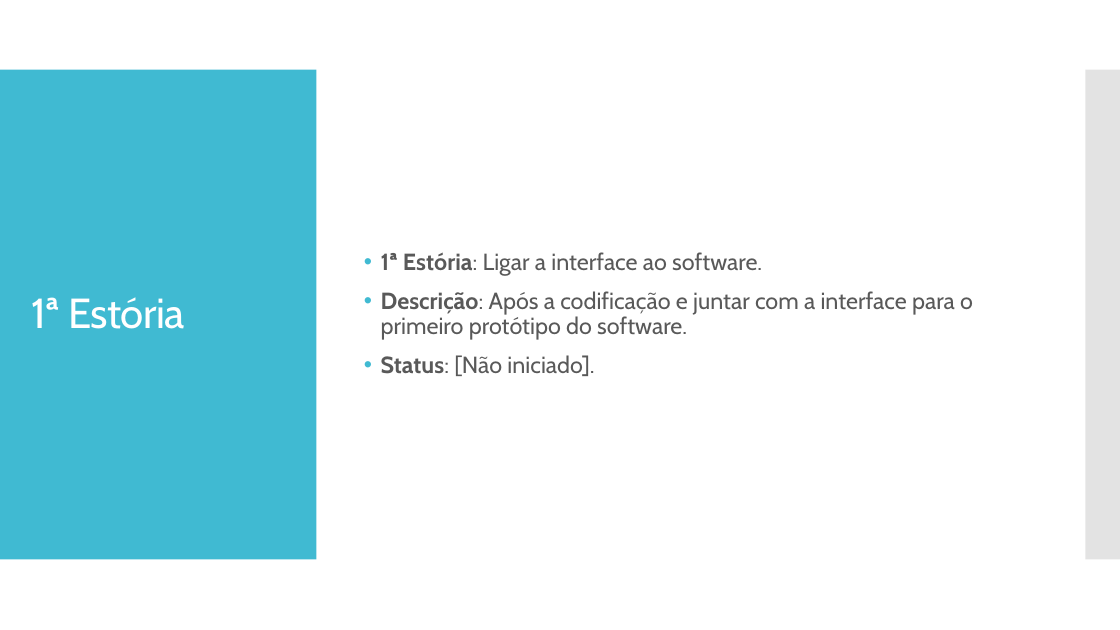
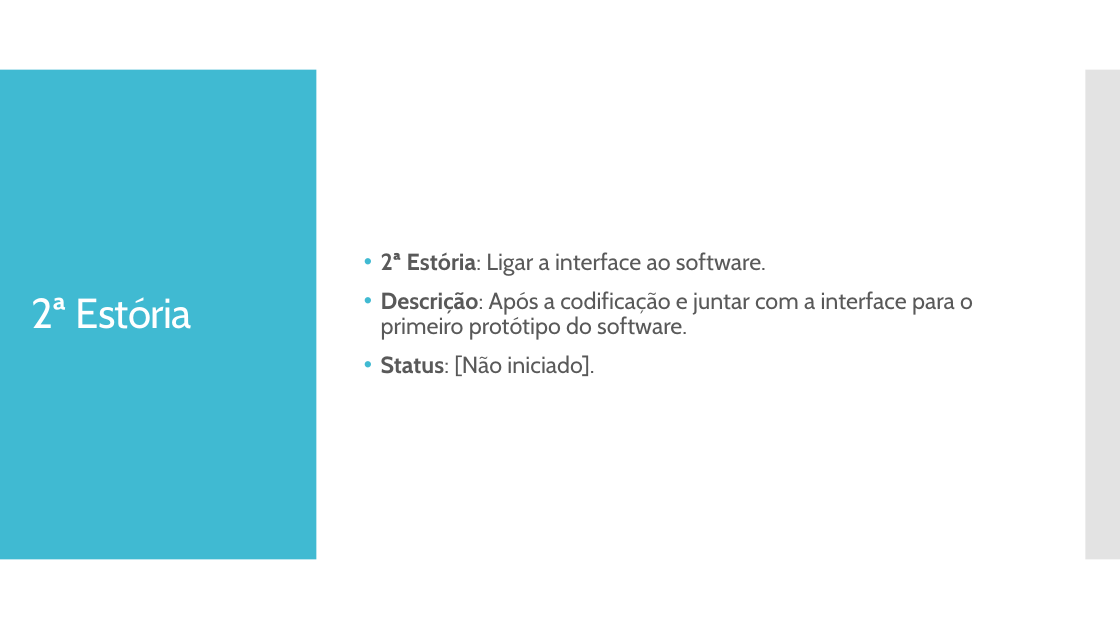
Before and after one commit to AlexandroGonSan/Projeto_final_POO_2018.2, a slide deck: slide 7 of Sprints/Sprint_004 da equipe.pptx (slide 6 before the commit). Drawn at 1120x630 pixels with LibreOffice and Linux fonts; fonts in the diff are those of the drawing. Boxes give left, top, right and bottom in pixels: in the first picture for what was removed or moved away, otherwise in the second. Text is boxed around its words. In the diff, an @@ line names an element or a change of style, - is before the commit and + after.

```diff
--- a/Sprints/Sprint_004 da equipe.pptx
+++ b/Sprints/Sprint_004 da equipe.pptx
@@ text at box(381, 252, 766, 276): text changed @@
-• 1ª Estória: Ligar a interface ao software.
+• 2ª Estória: Ligar a interface ao software.
@@ title at box(32, 297, 192, 329): text changed @@
-1ª Estória
+2ª Estória
```
Also in this commit, not shown: 1 slide added.
